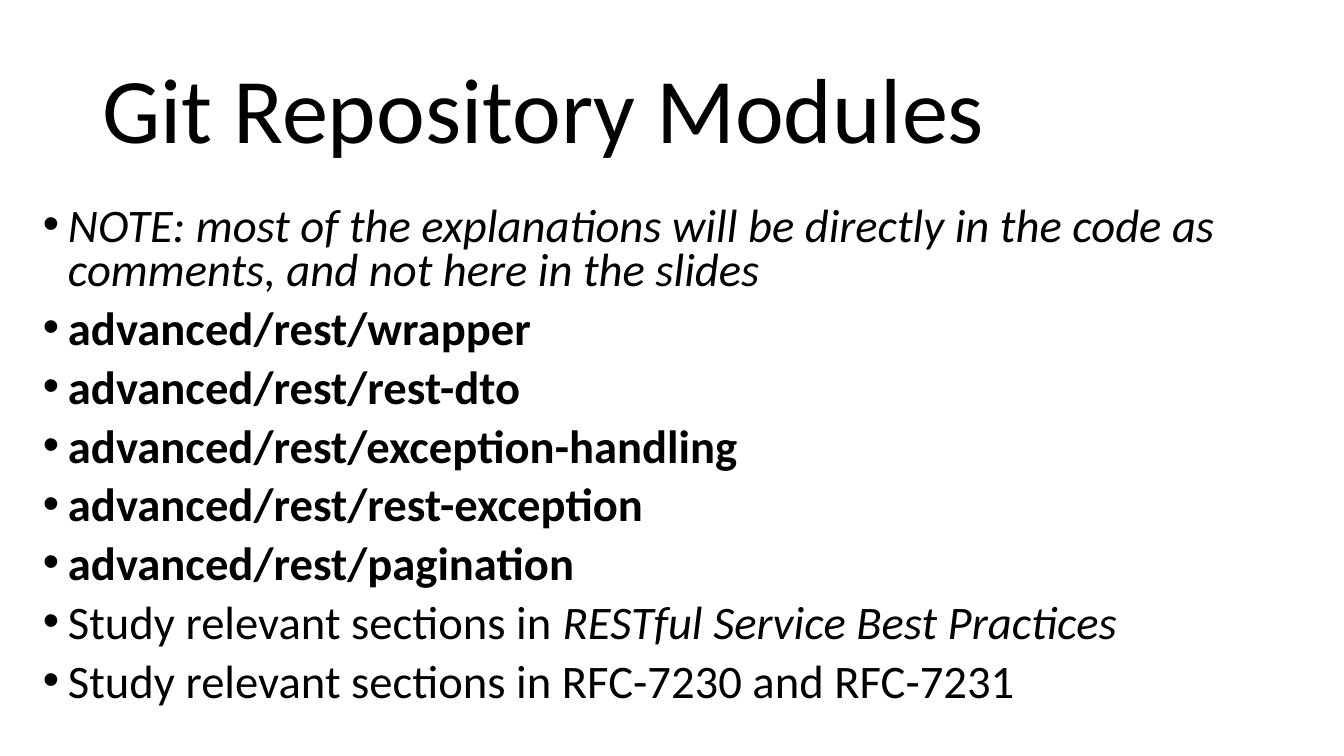
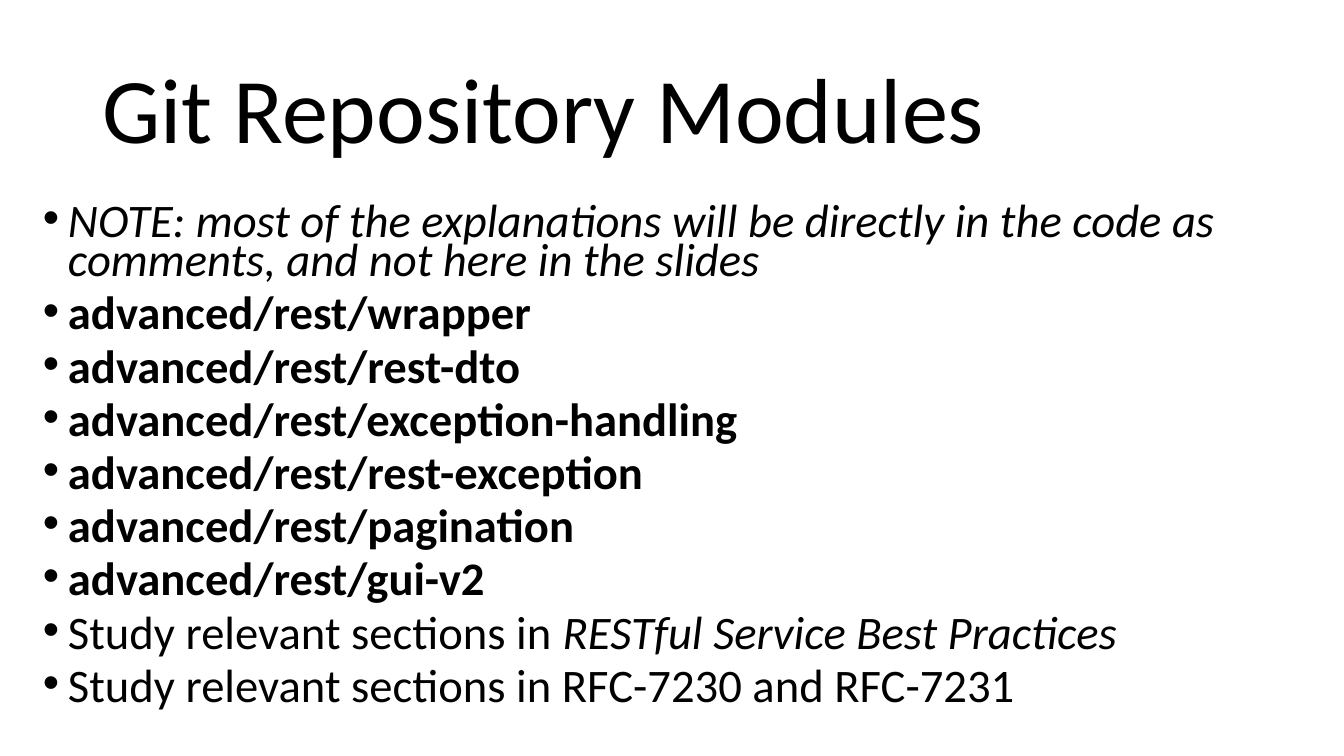
Before and after one commit to arcuri82/testing_security_development_enterprise_systems, a slide deck: slide 24 of doc/advanced/slides/lesson_04.pptx (slide 23 before the commit). Drawn at 1344x756 pixels with LibreOffice and Linux fonts; fonts in the diff are those of the drawing. Boxes give left, top, right and bottom in pixels: in the first picture for what was removed or moved away, otherwise in the second. Text is boxed around its words. In the diff, an @@ line names an element or a change of style, - is before the commit and + after.

Commit message:
fix for upgraded RestAssured

```diff
--- a/doc/advanced/slides/lesson_04.pptx
+++ b/doc/advanced/slides/lesson_04.pptx
@@ text at [68, 204, 1214, 710]: line spacing 0.8 to 0.7 @@
@@ text at [68, 562, 485, 603]: paragraph added @@
+• advanced/rest/gui-v2
```
Also in this commit, not shown: 2 other slides changed, 1 slide added, 2 other files.
